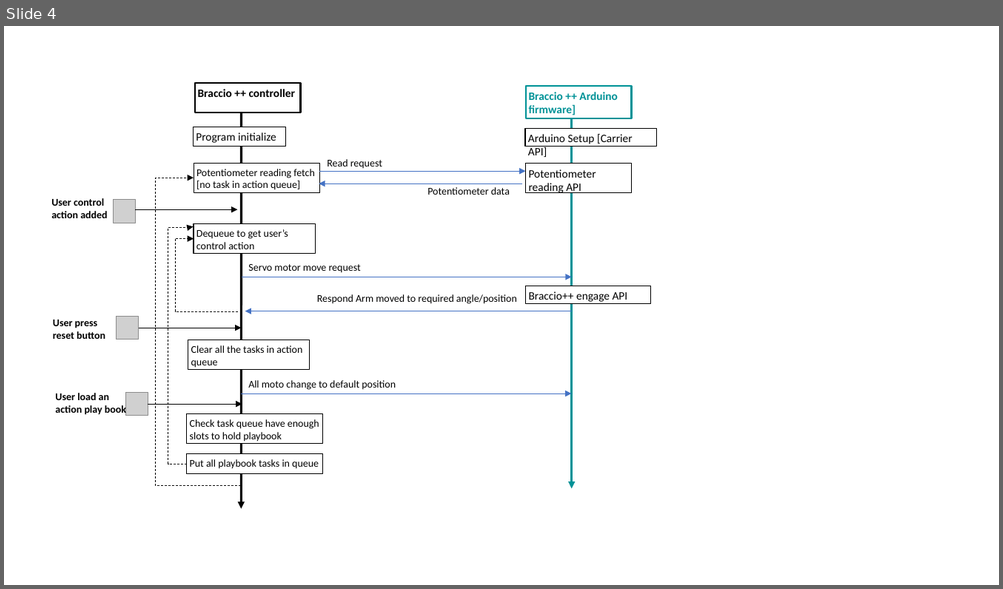
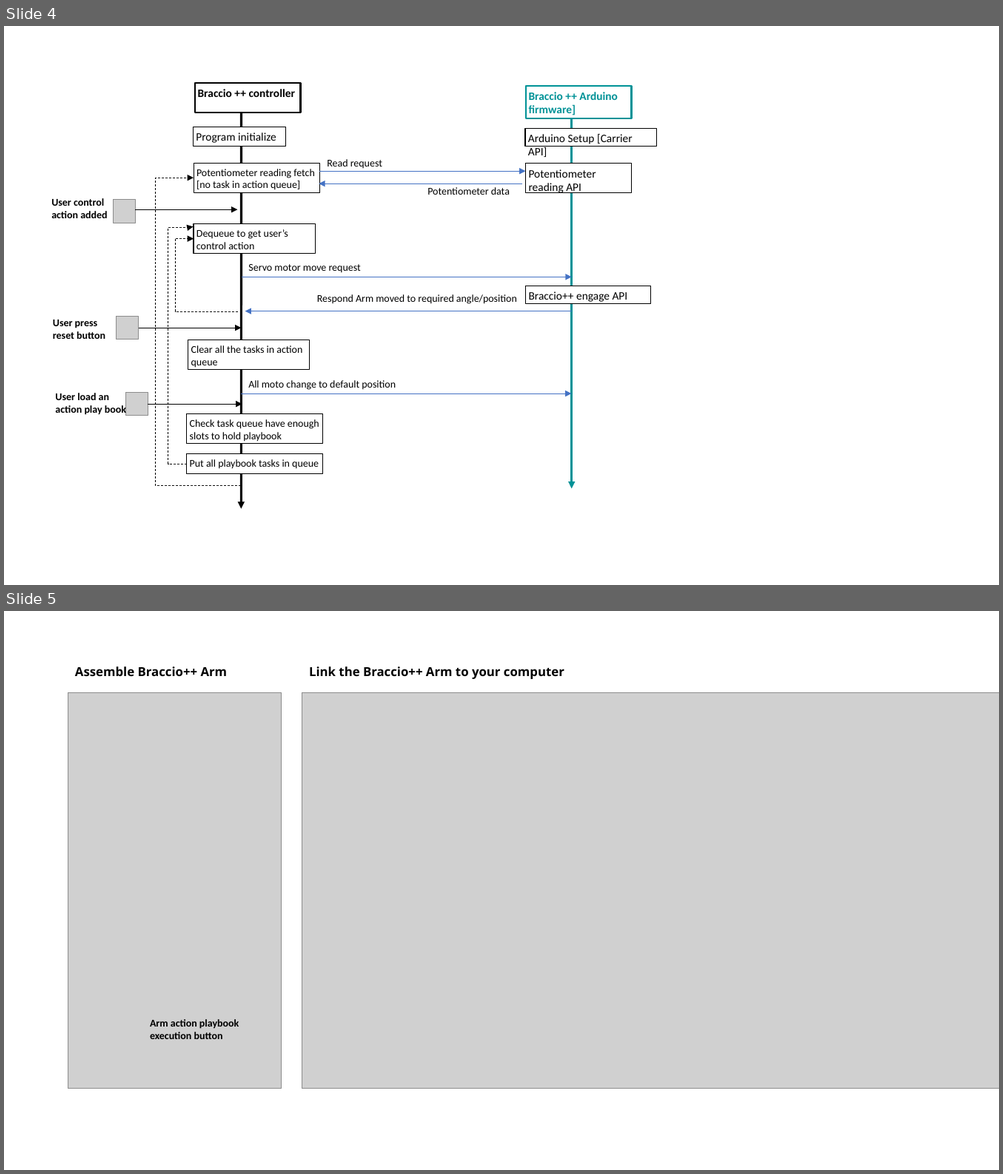
Before and after one commit to LiuYuancheng/Braccio_plus_robot_arm_control, a slide deck: doc/designDoc.pptx. Shown one above the other, each under a label of ours: slide 4 before the commit, slides 4 and 5 after it. The pictures are 1003x589 and 1003x1174 pixels, drawn with LibreOffice and Linux fonts; fonts in the diff are those of the drawing; grey boxes stand for pictures. Boxes give left, top, right and bottom in pixels: in the first picture for what was removed or moved away, otherwise in the second. Text is boxed around its words. In the diff, an @@ line names an element or a change of style, - is before the commit and + after.

```diff
--- a/doc/designDoc.pptx
+++ b/doc/designDoc.pptx
@@ slide 5 added at bbox=[4, 611, 999, 1170], background #FFFFFF @@
@@ text added at bbox=[75, 667, 227, 676], 12 pt, text #000000, bold @@
+Assemble Braccio++ Arm
@@ text added at bbox=[309, 667, 564, 679], 12 pt, text #000000, bold @@
+Link the Braccio++ Arm to your computer
@@ picture added at bbox=[68, 693, 281, 1089] @@
@@ picture added at bbox=[301, 693, 999, 1089] @@
@@ text added at bbox=[150, 1019, 239, 1039], 10 pt, text #000000, bold @@
+Arm action playbook execution button
```
Also in this commit, not shown: 1 other slide added, 11 other files.
